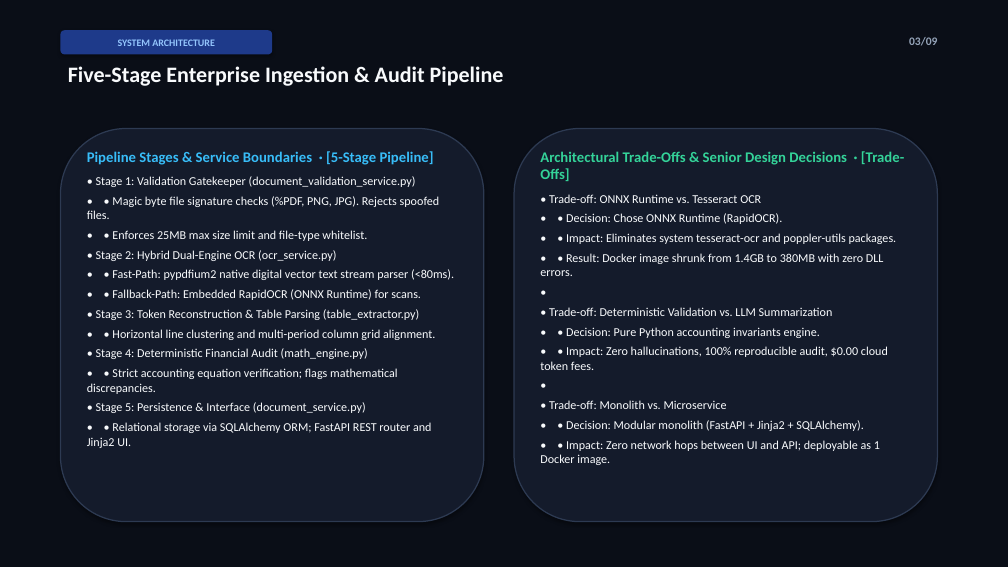
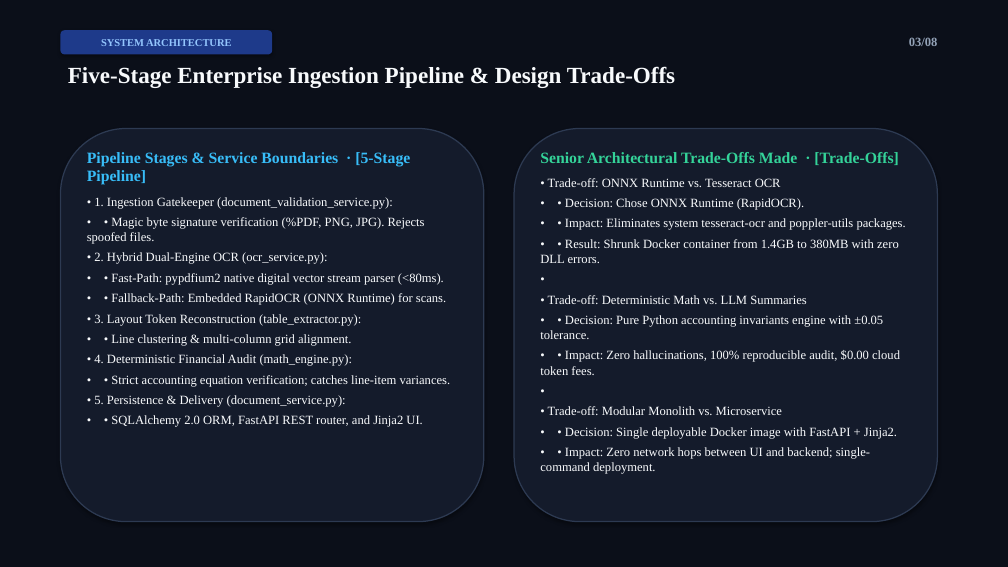
Before and after one commit to swathikarunakaran11-bit/doc-intel-financial-platform, a slide deck: slide 3 of DocIntel_Development_Approach.pptx. Drawn at 1008x567 pixels with LibreOffice and Linux fonts; fonts in the diff are those of the drawing. Boxes give left, top, right and bottom in pixels: in the first picture for what was removed or moved away, otherwise in the second. Text is boxed around its words. In the diff, an @@ line names an element or a change of style, - is before the commit and + after.

Commit message:
style: set typography to Times New Roman across presentation assets

```diff
--- a/DocIntel_Development_Approach.pptx
+++ b/DocIntel_Development_Approach.pptx
@@ rectangle at (0,0,1008,567): fill #0A0E17 to #0B0F19 @@
@@ rounded rectangle "SYSTEM ARCHITECTURE" at (60,30,272,54): size 9.5 to 10 pt, font Calibri to Times New Roman @@
@@ text at (909,37,938,46): text changed; size 11 to 12 pt; font Calibri to Times New Roman @@
-03/09
+03/08
@@ text at (68,66,675,88): text changed; size 21 to 22 pt; font Calibri to Times New Roman @@
-Five-Stage Enterprise Ingestion & Audit Pipeline
+Five-Stage Enterprise Ingestion Pipeline & Design Trade-Offs
@@ text at (87,152,446,305): size 14 to 15 pt in "Pipeline Stages & Service Boundaries · [5-Stage ..."; font Calibri to Times New Roman in "Pipeline Stages & Service Boundaries · [5-Stage ...", "• • Fallback-Path: Embedded RapidOCR (ONNX Runtime) ..."; size 11.5 to 12 pt in "• • Fallback-Path: Embedded RapidOCR (ONNX Runtime) ..." @@
@@ text at (540,152,898,165): text changed; size 14 to 15 pt; font Calibri to Times New Roman @@
-Architectural Trade-Offs & Senior Design Decisions · [Trade-Offs]
+Senior Architectural Trade-Offs Made · [Trade-Offs]
@@ text at (87,197,444,285): text changed; size 11.5 to 12 pt; font Calibri to Times New Roman @@
-• Stage 1: Validation Gatekeeper (document_validation_service.py)
-• • Magic byte file signature checks (%PDF, PNG, JPG). Rejects spoofed files.
-• • Enforces 25MB max size limit and file-type whitelist.
-• Stage 2: Hybrid Dual-Engine OCR (ocr_service.py)
-• • Fast-Path: pypdfium2 native digital vector text stream parser (<80ms).
+• 1. Ingestion Gatekeeper (document_validation_service.py):
+• • Magic byte signature verification (%PDF, PNG, JPG). Rejects spoofed files.
+• 2. Hybrid Dual-Engine OCR (ocr_service.py):
+• • Fast-Path: pypdfium2 native digital vector stream parser (<80ms).
@@ text at (540,198,906,375): size 11.5 to 12 pt, font Calibri to Times New Roman in "• Trade-off: ONNX Runtime vs. Tesseract OCR", "• • Decision: Chose ONNX Runtime (RapidOCR).", "• • Impact: Eliminates system tesseract-ocr and ...", "•" and 2 more places @@
@@ text at (540,239,899,263): text changed; size 11.5 to 12 pt; font Calibri to Times New Roman @@
-• • Result: Docker image shrunk from 1.4GB to 380MB with zero DLL errors.
+• • Result: Shrunk Docker container from 1.4GB to 380MB with zero DLL errors.
@@ text at (540,295,883,339): text changed; size 11.5 to 12 pt; font Calibri to Times New Roman @@
-• Trade-off: Deterministic Validation vs. LLM Summarization
-• • Decision: Pure Python accounting invariants engine.
+• Trade-off: Deterministic Math vs. LLM Summaries
+• • Decision: Pure Python accounting invariants engine with ±0.05 tolerance.
@@ text at (94,314,451,427): text changed; size 11.5 to 12 pt; font Calibri to Times New Roman @@
-• Stage 3: Token Reconstruction & Table Parsing (table_extractor.py)
-• • Horizontal line clustering and multi-period column grid alignment.
-• Stage 4: Deterministic Financial Audit (math_engine.py)
-• • Strict accounting equation verification; flags mathematical discrepancies.
-• Stage 5: Persistence & Interface (document_service.py)
-• • Relational storage via SQLAlchemy ORM; FastAPI REST router and Jinja2 UI.
+• 3. Layout Token Reconstruction (table_extractor.py):
+• • Line clustering & multi-column grid alignment.
+• 4. Deterministic Financial Audit (math_engine.py):
+• • Strict accounting equation verification; catches line-item variances.
+• 5. Persistence & Delivery (document_service.py):
+• • SQLAlchemy 2.0 ORM, FastAPI REST router, and Jinja2 UI.
@@ text at (540,406,897,474): text changed; size 11.5 to 12 pt; font Calibri to Times New Roman @@
-• Trade-off: Monolith vs. Microservice
-• • Decision: Modular monolith (FastAPI + Jinja2 + SQLAlchemy).
-• • Impact: Zero network hops between UI and API; deployable as 1 Docker image.
+• Trade-off: Modular Monolith vs. Microservice
+• • Decision: Single deployable Docker image with FastAPI + Jinja2.
+• • Impact: Zero network hops between UI and backend; single-command deployment.
```
Also in this commit, not shown: 7 other slides changed, 1 slide removed, 2 other files.
